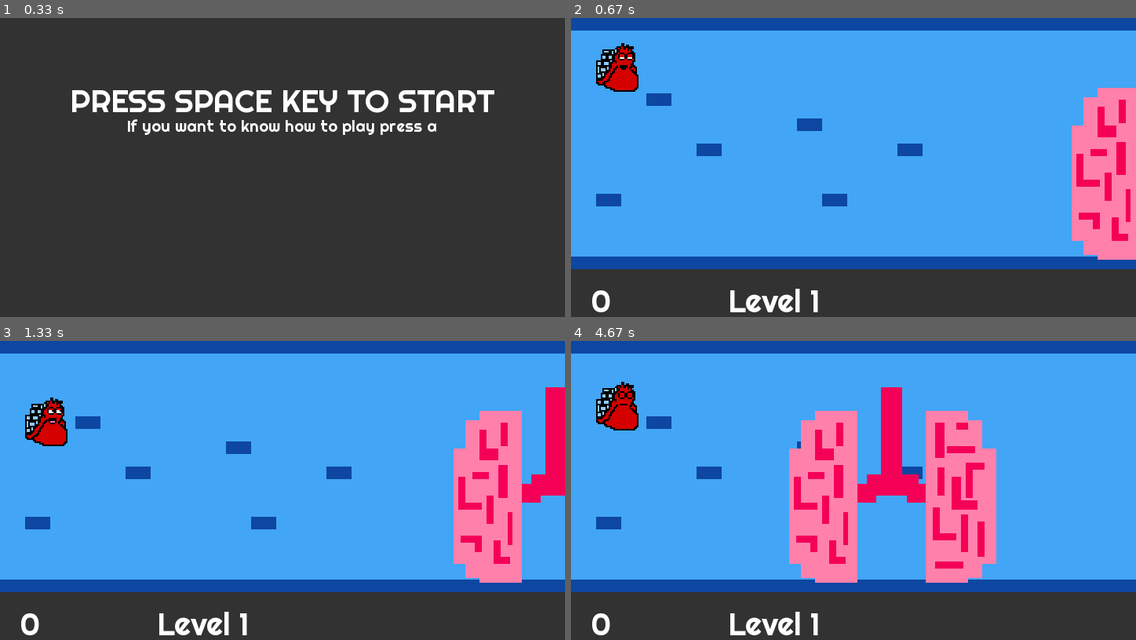
Above: before the commit, frames 1-4 (two rows, left to right).
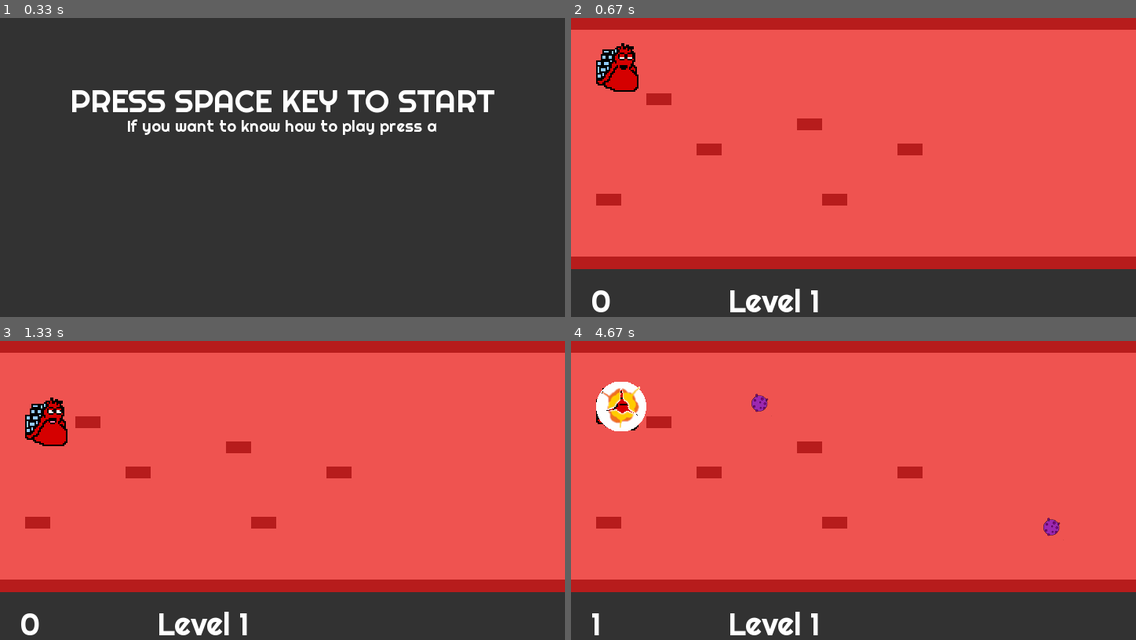
Above: after the commit, the same moments.

Repository: Moks8/pygame_virus
Game: pygame game, started from main.py
Two runs of this game, one before a commit and one after it. Both use one fixed random seed, a clock stepped at 60 frames per second and the inputs below.
Inputs:
- Up to frame 1 (0.33 s): no input
- Up to frame 2 (0.67 s): tap Space at 0.33 s
- Up to frame 3 (1.33 s): hold Up 0.67-1.13 s; tap Space at 0.73, 1.03, 1.23 s; hold Down from 1.17 s (still down)
- Up to frame 4 (4.67 s): tap Space at 1.53, 1.73, 2.13, 2.53, 2.87, 3.2, 3.6, 4, 4.33 s; release Down at 1.63 s; hold Up 1.67-2.03 s; hold Down 2.07-2.43 s; hold Up 2.47-2.77 s; hold Down 2.8-3.1 s; hold Up 3.13-3.5 s; hold Down 3.53-3.9 s; hold Up 3.93-4.23 s; hold Down 4.27-4.57 s; hold Up from 4.6 s (still down)

Frame 1 is identical in both runs. In frame 2, 83% of the frame differs, in the area x 0-100%, y 0-84%; in frame 3, 83%; in frame 4, 84%, in the area x 0-100%, y 0-99%.

Commit message:
Resources added

Diff:
--- a/main.py
+++ b/main.py
@@ -15,7 +15,7 @@
         self.pantalla = pg.display.set_mode((SCREEN_WIDTH,SCREEN_HEIGHT))
 
         self.current_scene = 0
-        self.scenes = [Intro(),Level5()]
+        self.scenes = [Intro(),Level1(),Level2(),Level3(),Level4(),Level5()]
         self.scene = self.scenes[self.current_scene]
 
 
@@ -91,15 +91,15 @@
                     self.quit()
 
                 self.on_event(event)
+                if self.current_scene >= 1:
+                    if event.type == KEYDOWN:
+                        if event.key == K_DOWN:
+                            self.hero_move +=10
+                        if event.key == K_UP:
+                            self.hero_move -= 10
 
-                if event.type == KEYDOWN:
-                    if event.key == K_DOWN:
-                        self.hero_move +=10
-                    if event.key == K_UP:
-                        self.hero_move -= 10
-
-                if event.type == KEYUP:
-                    self.hero_move = 0
+                    if event.type == KEYUP:
+                        self.hero_move = 0
 
 
             self.on_loop()
--- a/scenes.py
+++ b/scenes.py
@@ -2,7 +2,7 @@
 from pygame.locals import *
 from config import *
 from sprites import *
-from textwrap import *
+
 
 class Scene(pg.sprite.LayeredDirty):
     virus = []
Binary file added: resources/Game over.png
Not shown, added: resources/sounds/gameover.wav
